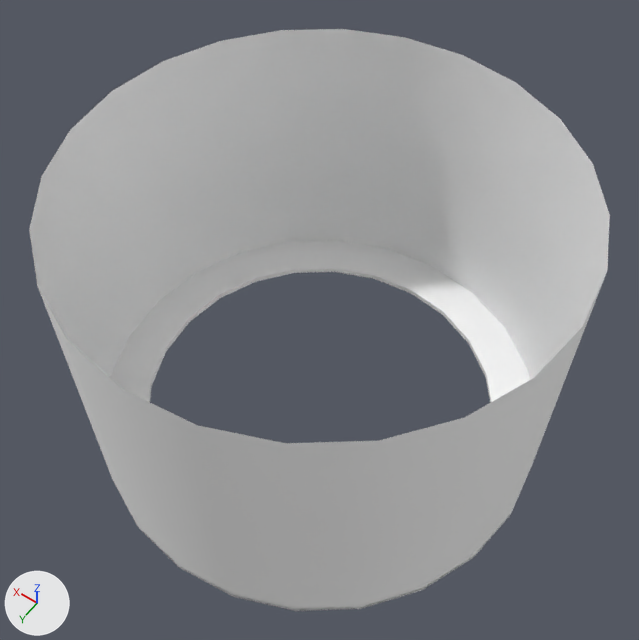
The glTF model assets/GPS/Cilindro teletrasporto.glb: old version first, new version second.
Camera for both pictures: a 50 mm lens placed at (-0.497, 0.698, 1.327), pointed at (-0.005, 0.008, 0.243). The lights are fixed; the arrows at lower left show +X, +Y and +Z. Where no turn or scale is listed for an object, it has been applied to the vertices.

Names of what the first picture shows: 'Tubo_2'.
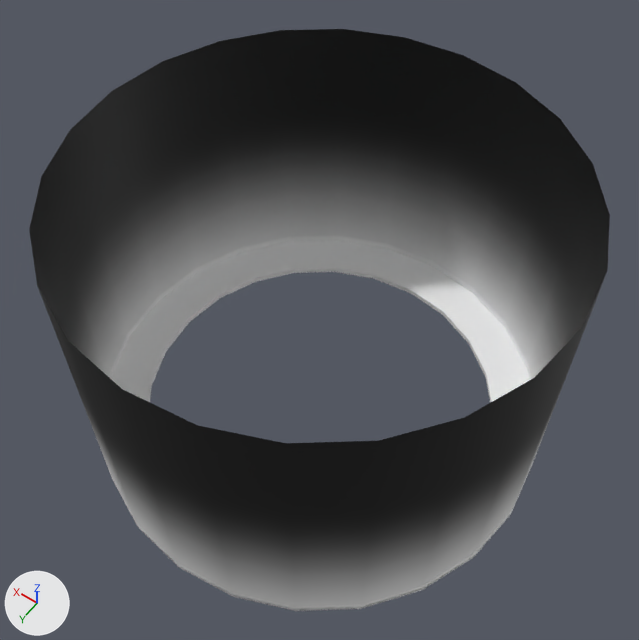
Location of each change, [x1, y1, x2, y2] in pixels of the pictures (639 x 640 px):
'Tubo_2', surface changed
    both: [29, 29, 610, 608]

Edits to the bpy script that builds the scene:
```text
Add img_cilindro_posizione:
    img_cilindro_posizione = load_image('Cilindro posizione', '_unpacked/Cilindro_posizione', 1024, 1024, 'sRGB')
Change mat_bianco_sfumato:
    remove mat_bianco_sfumato.base_color = (1.0, 1.0, 1.0)  # white #ffffff
    add mat_bianco_sfumato.texture = img_cilindro_posizione  # with its transparency
```
